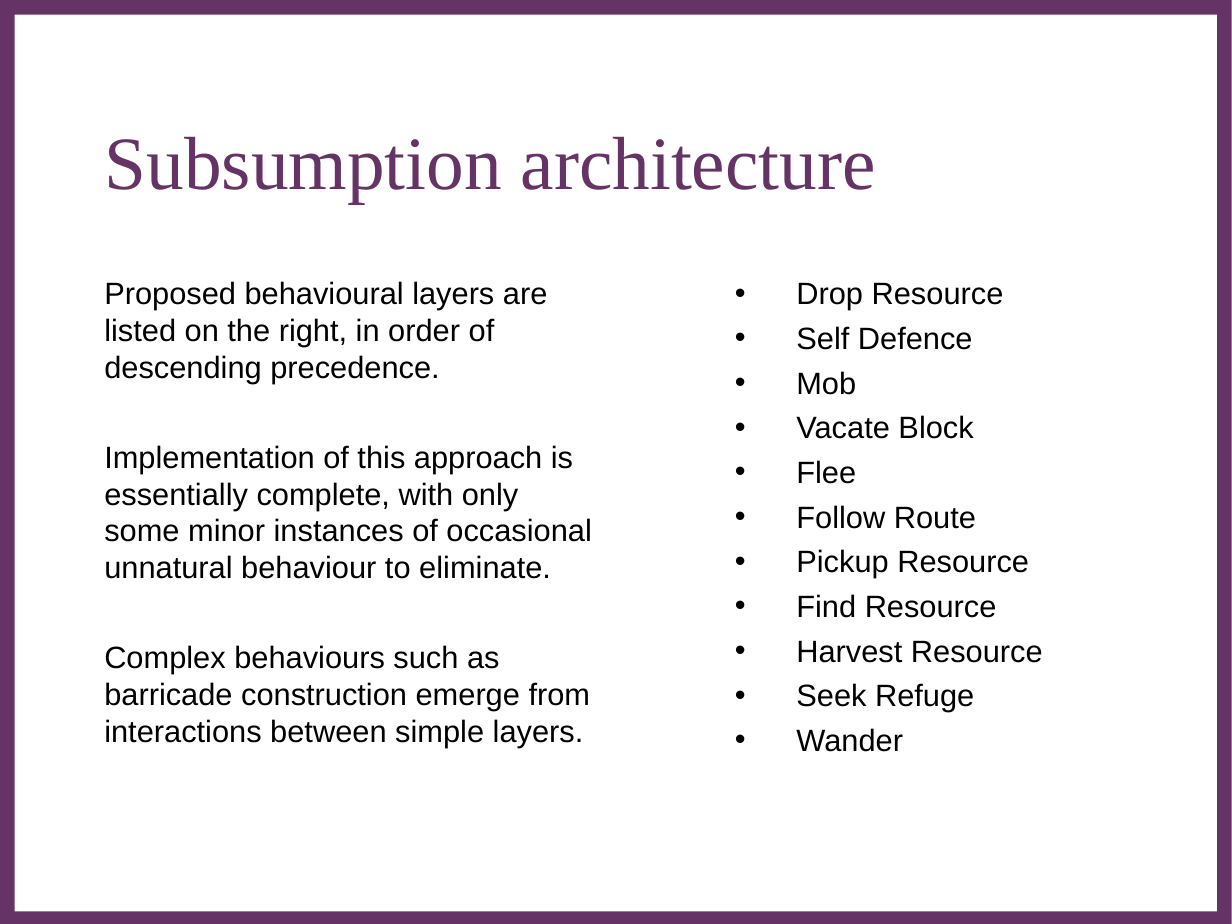
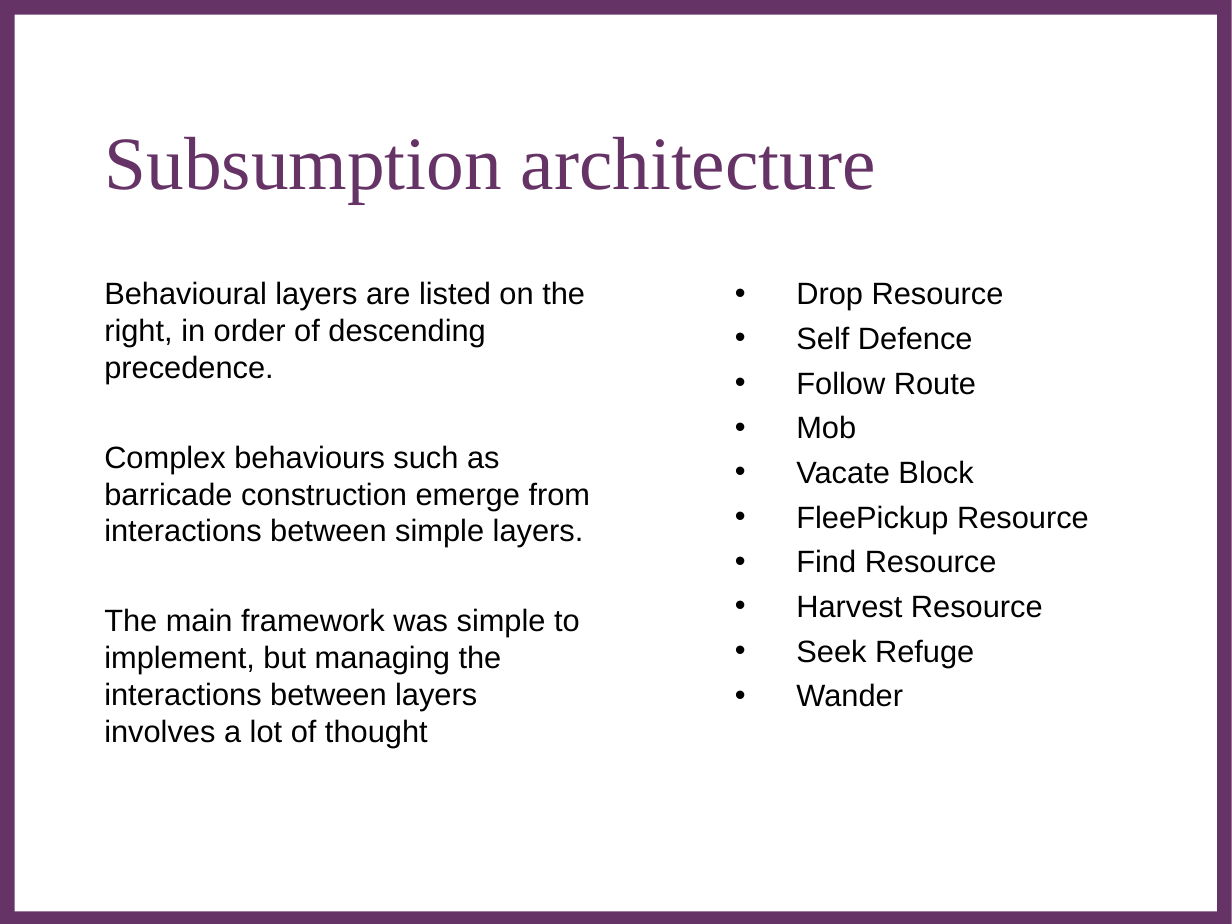
Before and after one commit to Metapyziks/Zombles, a slide deck: slide 7 of Documents/Presentation/zombles.ppt. Drawn at 1232x924 pixels with LibreOffice and Linux fonts; fonts in the diff are those of the drawing; background and template pictures are left out. Boxes give left, top, right and bottom in pixels: in the first picture for what was removed or moved away, otherwise in the second. Text is boxed around its words. In the diff, an @@ line names an element or a change of style, - is before the commit and + after.

```diff
--- a/Documents/Presentation/zombles.ppt
+++ b/Documents/Presentation/zombles.ppt
@@ text at [104, 281, 585, 384]: text changed @@
-Proposed behavioural layers are listed on the right, in order of descending precedence.
-Implementation of this approach is essentially complete, with only some minor instances of occasional unnatural behaviour to eliminate.
+Behavioural layers are listed on the right, in order of descending precedence.
@@ text at [796, 371, 976, 395]: paragraph added @@
+• Follow Route
@@ text at [796, 505, 1089, 533]: text changed @@
-• Flee
-• Follow Route
-• Pickup Resource
+• FleePickup Resource
@@ text at [104, 608, 580, 747]: paragraph added @@
+The main framework was simple to implement, but managing the interactions between layers involves a lot of thought
```
Also in this commit, not shown: 4 other slides changed, 5 slides added, 5 slides removed.
